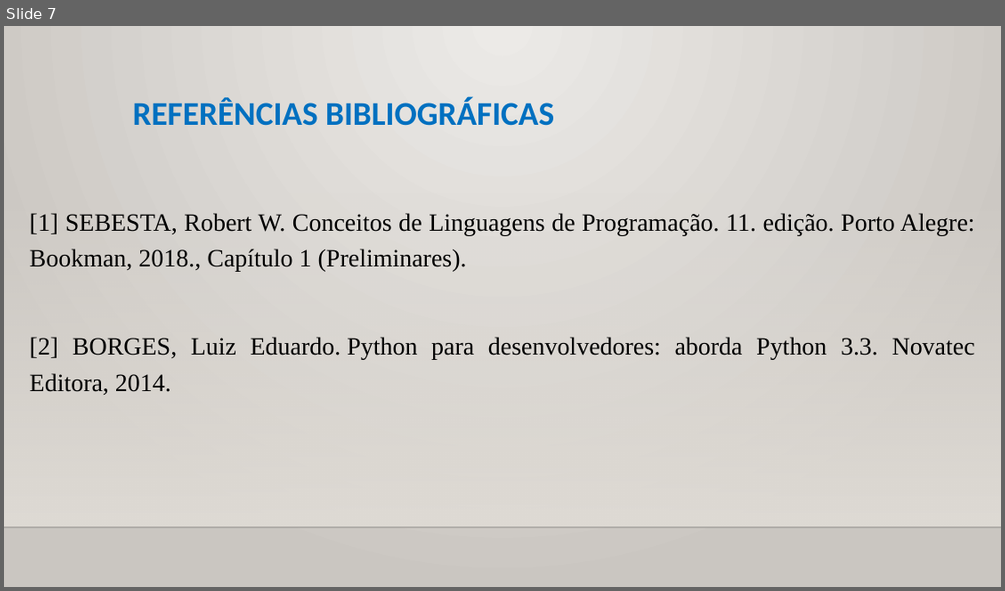
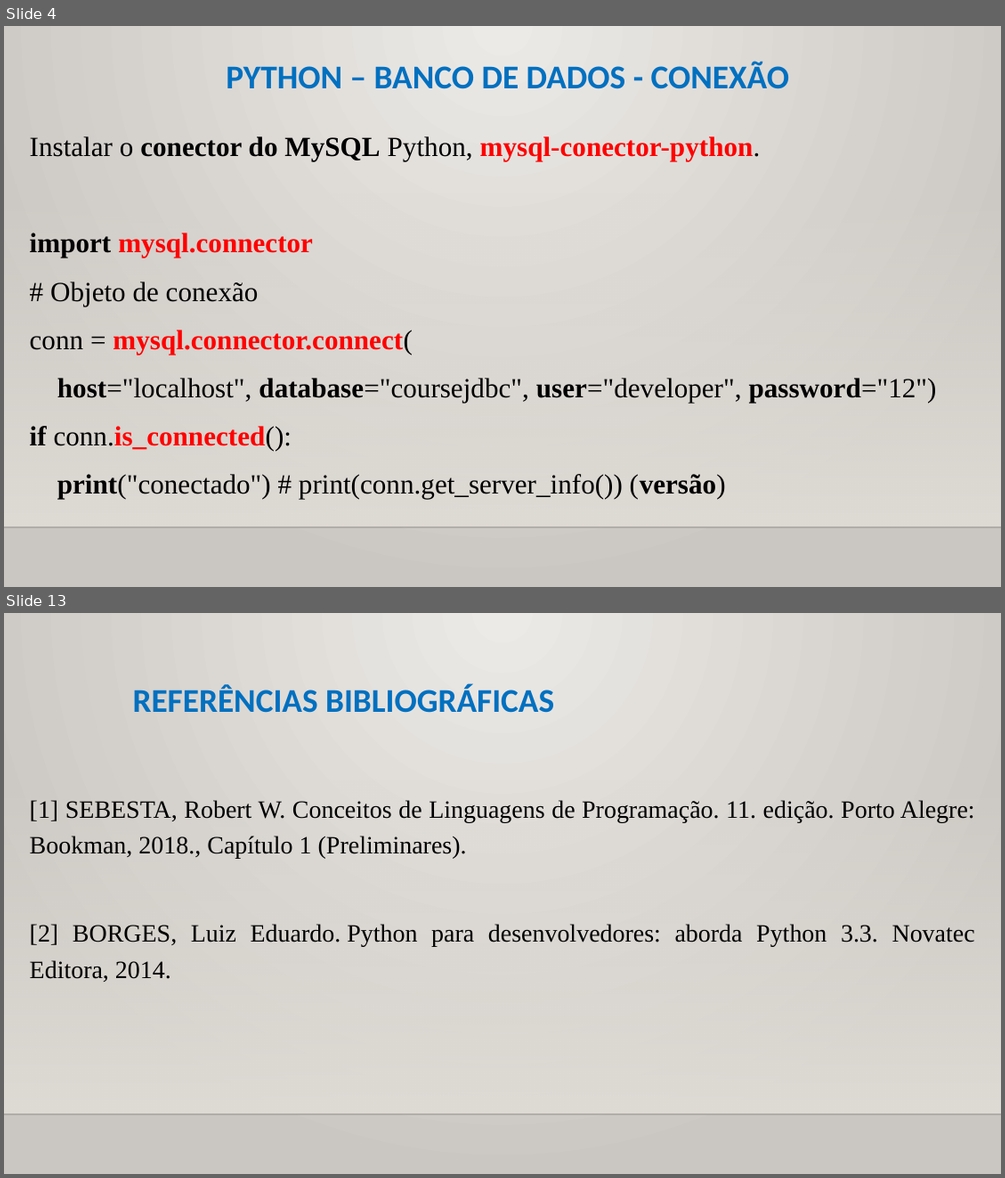
Before and after one commit to CloudEducationBrazil/WydenPythonParadigmas, a slide deck: 01 Classes/Aula 12, 13 Programação Python - Banco de Dados.pptx. Shown one above the other, each under a label of ours: slide 7 before the commit, slides 4 and 13 after it; the slides between them are not shown. The pictures are 1005x591 and 1005x1178 pixels, drawn with LibreOffice and Linux fonts; fonts in the diff are those of the drawing; background and template pictures are left out. Boxes give left, top, right and bottom in pixels: in the first picture for what was removed or moved away, otherwise in the second. Text is boxed around its words. In the diff, an @@ line names an element or a change of style, - is before the commit and + after.

Commit message:
revisão pptss Banco de Dados CRUD python

```diff
--- a/01 Classes/Aula 12, 13 Programação Python - Banco de Dados.pptx
+++ b/01 Classes/Aula 12, 13 Programação Python - Banco de Dados.pptx
@@ slide 4 added at (x1=4, y1=26, x2=1001, y2=587), background picture (left out); not listed: 2 template elements that a slide beside it also shows @@
@@ title added at (x1=226, y1=61, x2=789, y2=89), 24 pt, text #0070C0, bold @@
+PYTHON – BANCO DE DADOS - CONEXÃO
@@ text added at (x1=30, y1=136, x2=937, y2=499), 20 pt, text #000000 @@
+Instalar o conector do MySQL Python, mysql-conector-python.
+import mysql.connector
+# Objeto de conexão
+conn = mysql.connector.connect(
+host="localhost", database="coursejdbc", user="developer", password="12")
+if conn.is_connected():
+print("conectado") # print(conn.get_server_info()) (versão)
@@ what was slide 7 is now slide 13 @@
```
Also in this commit, not shown: 4 slides changed, 5 other slides added, 4 other files.
